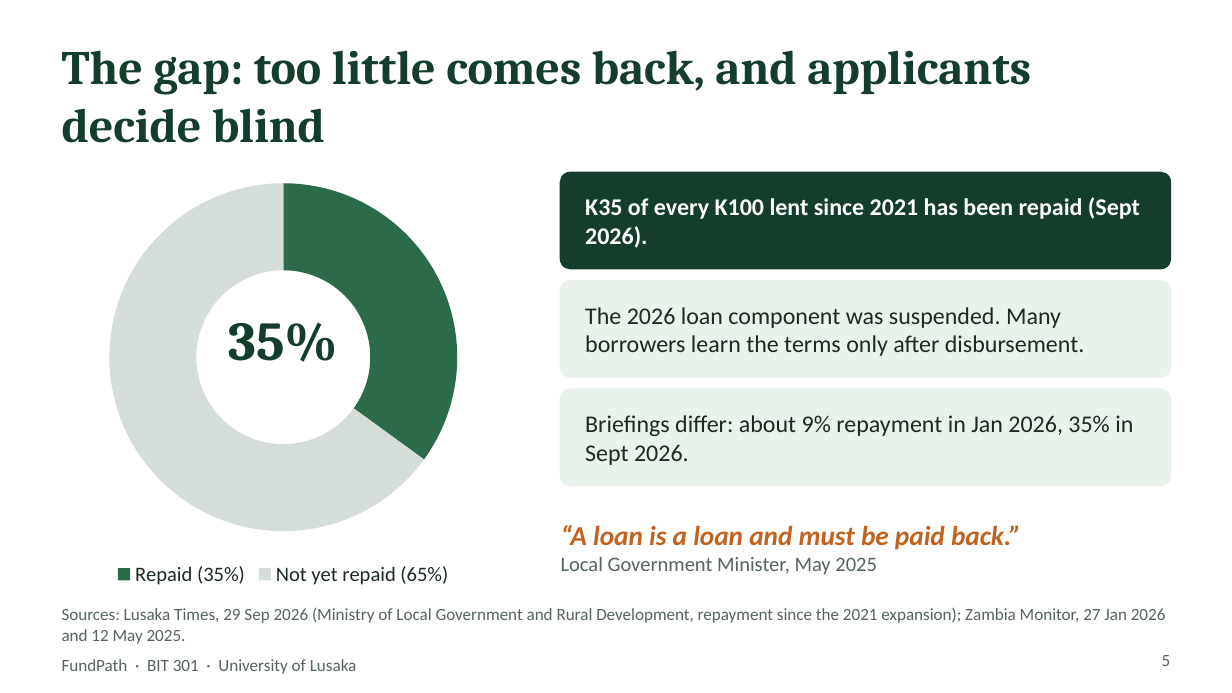
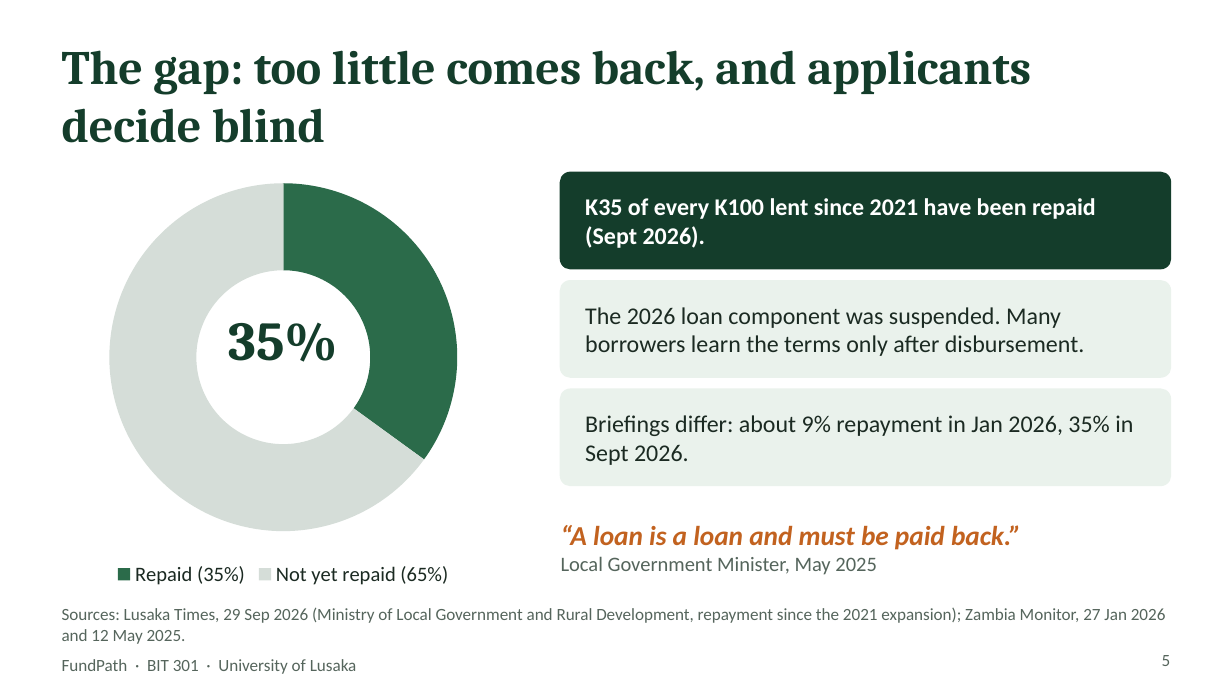
Before and after one commit to mwemmz/cdf-project, a slide deck: slide 5 of docs/presentation/FundPath_CDF_Academic_Deck.pptx. Drawn at 1232x693 pixels with LibreOffice and Linux fonts; fonts in the diff are those of the drawing. Boxes give left, top, right and bottom in pixels: in the first picture for what was removed or moved away, otherwise in the second. Text is boxed around its words. In the diff, an @@ line names an element or a change of style, - is before the commit and + after.

```diff
--- a/docs/presentation/FundPath_CDF_Academic_Deck.pptx
+++ b/docs/presentation/FundPath_CDF_Academic_Deck.pptx
@@ text at bbox=[585, 198, 1096, 248]: text changed @@
-K35 of every K100 lent since 2021 has been repaid (Sept 2026).
+K35 of every K100 lent since 2021 have been repaid (Sept 2026).
```
Also in this commit, not shown: 3 other slides changed.
